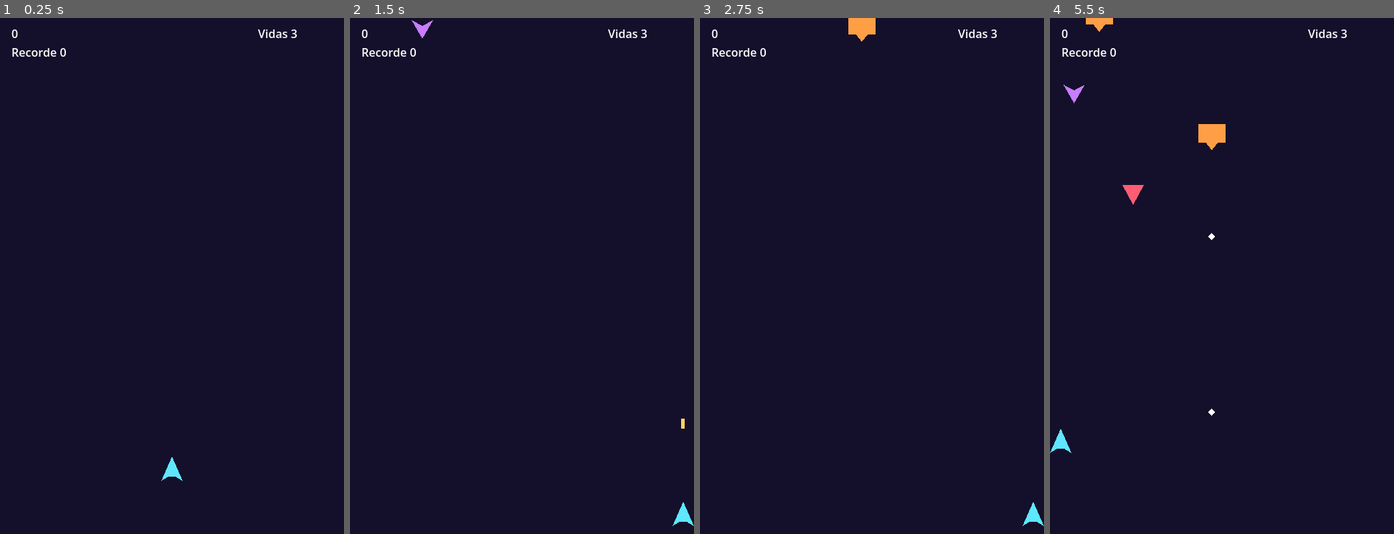
Above: before the commit, frames 1-4 (left to right).
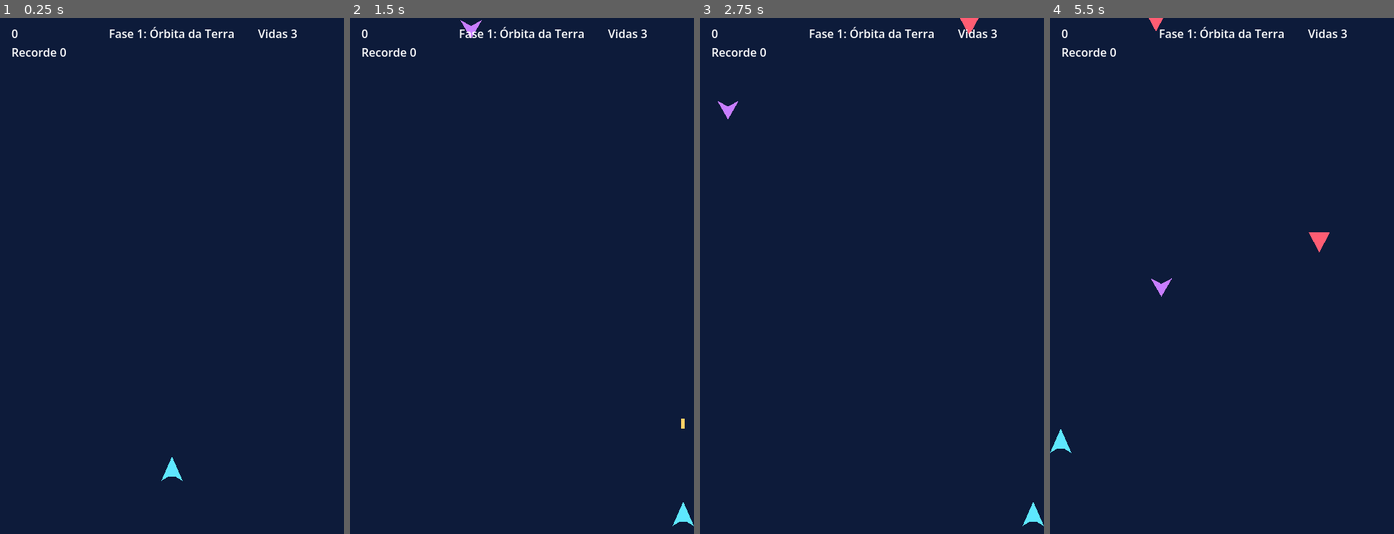
Above: after the commit, the same moments.

Repository: VHAPorfirium/SpaceShooter
Game: Godot game, scene res://scenes/principal.tscn
The game is run twice, just before and just after one commit, with the same random seed, the same clock (stepped at 60 frames per second) and the same inputs.
Inputs:
- Up to frame 1 (0.25 s): no input
- Up to frame 2 (1.5 s): tap Enter (ui_accept) at 0.5 s; hold D (direita) 0.53-1.28 s; hold Enter (ui_accept) 0.53-1.28 s; hold S (baixo) from 1.28 s (still down); tap Space (atirar) at 1.35 s
- Up to frame 3 (2.75 s): tap Enter (ui_accept) at 1.52, 1.55, 1.82 s; release S (baixo) at 2.03 s; hold D (direita) from 2.03 s (still down); hold Enter (ui_accept) from 2.03 s (still down)
- Up to frame 4 (5.5 s): release D (direita) at 2.78 s; release Enter (ui_accept) at 2.78 s; hold W (cima) 2.78-3.53 s; tap Space (atirar) at 2.85, 4.35 s; tap Enter (ui_accept) at 3.02, 3.05, 3.32, 4.52, 4.55, 4.82 s; hold Enter (ui_accept) 3.53-4.28 s; hold A (esquerda) 3.53-5.03 s; hold S (baixo) from 5.03 s (still down); hold Enter (ui_accept) from 5.03 s (still down)

The runs differ from the first frame. In frame 1, 0.3% of the frame differs, in the area x 31-68%, y 1-4%; in frame 2, 0.4%; in frame 3, 0.7%; in frame 4, 1.2%, in the area x 3-82%, y 0-78%.

Commit message:
Fases com duração do documento, Bastião na Fase 1 e Fase 2 mais intensa

Diff:
--- a/scenes/principal.tscn
+++ b/scenes/principal.tscn
@@ -5,13 +5,10 @@
 [ext_resource type="PackedScene" uid="uid://bivh2uqsnhqvv" path="res://scenes/inimigo.tscn" id="3_0pxoi"]
 [ext_resource type="PackedScene" uid="uid://caf8bvqajvbw" path="res://scenes/tiro_inimigo.tscn" id="3_ckosc"]
 [ext_resource type="PackedScene" uid="uid://csj1h2r4aok2r" path="res://scenes/jogador.tscn" id="3_jccv5"]
-[ext_resource type="Script" uid="uid://ceelcslf8dq6m" path="res://script/dados_inimigo.gd" id="4_0at3r"]
-[ext_resource type="Resource" uid="uid://4v284omfw45w" path="res://data/bastiao.tres" id="5_ckosc"]
 [ext_resource type="PackedScene" uid="uid://45w5n6lhbmof" path="res://scenes/item_poder.tscn" id="5_nb6mp"]
-[ext_resource type="Resource" uid="uid://dxtchife2kjqs" path="res://data/batedor.tres" id="6_awm7n"]
-[ext_resource type="Resource" uid="uid://ia3v7pp2ar8q" path="res://data/serpente.tres" id="7_ucw2e"]
 [ext_resource type="Script" uid="uid://dmudhv7kjtr3o" path="res://script/dados_poder.gd" id="10_pvsfa"]
 [ext_resource type="Resource" uid="uid://cr8s2k8cy83pu" path="res://data/tiro_duplo.tres" id="11_v36gc"]
+[ext_resource type="Script" uid="uid://b1ekn4tdpyrm8" path="res://script/gerenciador_fase.gd" id="12_t8783"]
 [ext_resource type="Resource" uid="uid://dhgco1t4ylsq4" path="res://data/tiro_triplo.tres" id="12_xyofb"]
 [ext_resource type="Resource" uid="uid://cipdg5nnl827l" path="res://data/escudo.tres" id="13_cf5mm"]
 [ext_resource type="Resource" uid="uid://dln3nqyp0p5uf" path="res://data/ajudante.tres" id="14_pvsfa"]
@@ -22,7 +19,6 @@
 cena_tiro_inimigo = ExtResource("3_ckosc")
 cena_inimigo = ExtResource("3_0pxoi")
 cena_item = ExtResource("5_nb6mp")
-tipos_inimigo = Array[ExtResource("4_0at3r")]([ExtResource("5_ckosc"), ExtResource("6_awm7n"), ExtResource("7_ucw2e")])
 poderes = Array[ExtResource("10_pvsfa")]([ExtResource("11_v36gc"), ExtResource("12_xyofb"), ExtResource("13_cf5mm"), ExtResource("14_pvsfa")])
 
 [node name="Jogador" parent="." unique_id=732930375 instance=ExtResource("3_jccv5")]
@@ -31,9 +27,6 @@
 [node name="Tiros" type="Node2D" parent="." unique_id=1174081555]
 
 [node name="Inimigos" type="Node2D" parent="." unique_id=1393936982]
-
-[node name="TempoSpawn" type="Timer" parent="." unique_id=1330112160]
-autostart = true
 
 [node name="Placar" type="Label" parent="." unique_id=897707795]
 offset_left = 16.0
@@ -67,3 +60,14 @@
 offset_bottom = 83.0
 
 [node name="Itens" type="Node2D" parent="." unique_id=999731342]
+
+[node name="Fase" type="Node2D" parent="." unique_id=702810174]
+script = ExtResource("12_t8783")
+
+[node name="TempoTransicao" type="Timer" parent="." unique_id=1382182517]
+wait_time = 3.0
+one_shot = true
+
+[node name="FaseLabel" type="Label" parent="." unique_id=1981784933]
+offset_right = 40.0
+offset_bottom = 23.0
--- /dev/null
+++ b/script/catalogo_fases.gd
@@ -0,0 +1,28 @@
+class_name CatalogoFases
+extends RefCounted
+
+const BATEDOR := preload("res://data/batedor.tres")
+const SERPENTE := preload("res://data/serpente.tres")
+const BASTIAO := preload("res://data/bastiao.tres")
+
+
+static func fase_1() -> DadosFase:
+	var f := DadosFase.new()
+	f.nome = "Fase 1: Órbita da Terra"
+	f.cor_fundo = Color("#0d1b3a")
+	f.duracao = 150.0
+	f.intervalo_inicial = 1.4
+	f.intervalo_final = 0.9
+	f.tipos.assign([BATEDOR, BATEDOR, BATEDOR, SERPENTE, BASTIAO])
+	return f
+
+
+static func fase_2() -> DadosFase:
+	var f := DadosFase.new()
+	f.nome = "Fase 2: Cinturão de asteroides"
+	f.cor_fundo = Color("#2a1a12")
+	f.duracao = 180.0
+	f.intervalo_inicial = 1.1
+	f.intervalo_final = 0.5
+	f.tipos.assign([BATEDOR, BATEDOR, SERPENTE, SERPENTE, BASTIAO, BASTIAO])
+	return f
--- /dev/null
+++ b/script/dados_fase.gd
@@ -0,0 +1,9 @@
+class_name DadosFase
+extends Resource
+
+@export var nome: String = "Fase"
+@export var cor_fundo: Color = Color("#14102b")
+@export var duracao: float = 60.0
+@export var intervalo_inicial: float = 1.4
+@export var intervalo_final: float = 0.8
+@export var tipos: Array[DadosInimigo] = []
--- /dev/null
+++ b/script/gerenciador_fase.gd
@@ -0,0 +1,40 @@
+class_name GerenciadorFase
+extends Node
+
+signal spawn_solicitado(dados: DadosInimigo, posicao: Vector2)
+signal tempo_esgotado
+
+var _fase: DadosFase
+var _tempo: float = 0.0
+var _proximo: float = 0.0
+var _ativo: bool = false
+
+
+func iniciar(fase: DadosFase) -> void:
+	_fase = fase
+	_tempo = 0.0
+	_proximo = 1.0  # primeiro inimigo depois de 1 segundo
+	_ativo = true
+
+
+func parar() -> void:
+	_ativo = false
+
+
+func _process(delta: float) -> void:
+	if not _ativo or _fase.tipos.is_empty():
+		return
+
+	_tempo += delta
+	if _tempo >= _fase.duracao:
+		_ativo = false
+		tempo_esgotado.emit()
+		return
+
+	_proximo -= delta
+	if _proximo <= 0.0:
+		# O ritmo acelera ao longo da fase
+		var progresso := _tempo / _fase.duracao
+		_proximo = lerpf(_fase.intervalo_inicial, _fase.intervalo_final, progresso)
+		var posicao := Vector2(randf_range(30.0, 450.0), -30.0)
+		spawn_solicitado.emit(_fase.tipos.pick_random(), posicao)
--- a/script/principal.gd
+++ b/script/principal.gd
@@ -1,16 +1,18 @@
 extends Node2D
 
-enum Estado { JOGANDO, FIM }
+enum Estado { JOGANDO, TRANSICAO, FIM, VITORIA }
 
 @export var cena_tiro: PackedScene
 @export var cena_tiro_inimigo: PackedScene
 @export var cena_inimigo: PackedScene
 @export var cena_item: PackedScene
-@export var tipos_inimigo: Array[DadosInimigo]
 @export var poderes: Array[DadosPoder]
 @export var chance_drop: float = 0.12
 
+var _fases: Array[DadosFase] = []
+var _fase_atual: int = 0
 var _estado: Estado = Estado.JOGANDO
+var _ondas_acabaram: bool = false
 var _pontos: int = 0
 var _recorde: int = 0
 
@@ -19,10 +21,13 @@
 @onready var _tiros_inimigos: Node2D = $TirosInimigos
 @onready var _inimigos: Node2D = $Inimigos
 @onready var _itens: Node2D = $Itens
+@onready var _gerenciador: GerenciadorFase = $Fase
+@onready var _tempo_transicao: Timer = $TempoTransicao
 @onready var _placar: Label = $Placar
 @onready var _recorde_label: Label = $RecordeLabel
 @onready var _vidas_label: Label = $Vidas
 @onready var _poder_label: Label = $PoderLabel
+@onready var _fase_label: Label = $FaseLabel
 @onready var _mensagem: Label = $Mensagem
 
 
@@ -31,7 +36,9 @@
 	_jogador.vidas_mudaram.connect(_ao_vidas_mudarem)
 	_jogador.poderes_mudaram.connect(_ao_poderes_mudarem)
 	_jogador.destruida.connect(_ao_jogador_destruido)
-	$TempoSpawn.timeout.connect(_ao_tempo_spawn)
+	_gerenciador.spawn_solicitado.connect(_ao_spawn_solicitado)
+	_gerenciador.tempo_esgotado.connect(_ao_ondas_esgotadas)
+	_tempo_transicao.timeout.connect(_ao_fim_transicao)
 
 	_mensagem.visible = false
 	_mensagem.position = Vector2(0, 250)
@@ -39,15 +46,71 @@
 	_mensagem.horizontal_alignment = HORIZONTAL_ALIGNMENT_CENTER
 	_mensagem.add_theme_font_size_override("font_size", 28)
 
+	_fase_label.position = Vector2(0, 10)
+	_fase_label.size = Vector2(480, 24)
+	_fase_label.horizontal_alignment = HORIZONTAL_ALIGNMENT_CENTER
+
 	_recorde = Recorde.carregar()
 	_recorde_label.text = "Recorde %d" % _recorde
 	_poder_label.text = ""
 	_ao_vidas_mudarem(_jogador.vidas)
 
+	_fases.append(CatalogoFases.fase_1())
+	_fases.append(CatalogoFases.fase_2())
+	_iniciar_fase(0)
+
+
+func _process(_delta: float) -> void:
+	if _estado == Estado.JOGANDO and _ondas_acabaram and _inimigos.get_child_count() == 0:
+		_concluir_fase()
+
 
 func _unhandled_input(event: InputEvent) -> void:
-	if _estado == Estado.FIM and event.is_action_pressed("ui_accept"):
+	var terminou := _estado == Estado.FIM or _estado == Estado.VITORIA
+	if terminou and event.is_action_pressed("ui_accept"):
 		get_tree().reload_current_scene()
+
+
+func _iniciar_fase(indice: int) -> void:
+	_fase_atual = indice
+	_ondas_acabaram = false
+	_estado = Estado.JOGANDO
+	var fase := _fases[indice]
+	RenderingServer.set_default_clear_color(fase.cor_fundo)
+	_fase_label.text = fase.nome
+	_mensagem.visible = false
+	_gerenciador.iniciar(fase)
+
+
+func _concluir_fase() -> void:
+	for tiro in _tiros_inimigos.get_children():
+		tiro.queue_free()
+	if _fase_atual + 1 < _fases.size():
+		_estado = Estado.TRANSICAO
+		_mensagem.text = "%s\nconcluída!" % _fases[_fase_atual].nome
+		_mensagem.visible = true
+		_tempo_transicao.start()
+	else:
+		_estado = Estado.VITORIA
+		_finalizar_partida("VITÓRIA!")
+
+
+func _ao_fim_transicao() -> void:
+	if _estado == Estado.TRANSICAO:
+		_iniciar_fase(_fase_atual + 1)
+
+
+func _ao_ondas_esgotadas() -> void:
+	_ondas_acabaram = true
+
+
+func _ao_spawn_solicitado(dados: DadosInimigo, posicao: Vector2) -> void:
+	var inimigo: Inimigo = cena_inimigo.instantiate()
+	inimigo.dados = dados
+	inimigo.position = posicao
+	inimigo.morreu.connect(_ao_inimigo_morrer)
+	inimigo.disparou.connect(_ao_inimigo_disparar)
+	_inimigos.add_child(inimigo)
 
 
 func _ao_jogador_disparar(posicao: Vector2, direcao: Vector2) -> void:
@@ -61,17 +124,6 @@
 	var tiro: Area2D = cena_tiro_inimigo.instantiate()
 	tiro.position = posicao
 	_tiros_inimigos.add_child(tiro)
-
-
-func _ao_tempo_spawn() -> void:
-	if tipos_inimigo.is_empty():
-		return
-	var inimigo: Inimigo = cena_inimigo.instantiate()
-	inimigo.dados = tipos_inimigo.pick_random()
-	inimigo.position = Vector2(randf_range(30.0, 450.0), -30.0)
-	inimigo.morreu.connect(_ao_inimigo_morrer)
-	inimigo.disparou.connect(_ao_inimigo_disparar)
-	_inimigos.add_child(inimigo)
 
 
 func _ao_inimigo_morrer(pontos: int, posicao: Vector2) -> void:
@@ -102,7 +154,12 @@
 
 func _ao_jogador_destruido() -> void:
 	_estado = Estado.FIM
-	$TempoSpawn.stop()
+	_tempo_transicao.stop()
+	_finalizar_partida("FIM DE JOGO")
+
+
+func _finalizar_partida(titulo: String) -> void:
+	_gerenciador.parar()
 
 	var novo_recorde := _pontos > _recorde
 	if novo_recorde:
@@ -110,7 +167,7 @@
 		Recorde.salvar(_recorde)
 		_recorde_label.text = "Recorde %d" % _recorde
 
-	var texto := "FIM DE JOGO\nPontos %d\nRecorde %d" % [_pontos, _recorde]
+	var texto := "%s\nPontos %d\nRecorde %d" % [titulo, _pontos, _recorde]
 	if novo_recorde:
 		texto += "\nNOVO RECORDE!"
 	texto += "\nEnter para jogar de novo"
Not shown, added: script/catalogo_fases.gd.uid
Not shown, added: script/dados_fase.gd.uid
Not shown, added: script/gerenciador_fase.gd.uid
